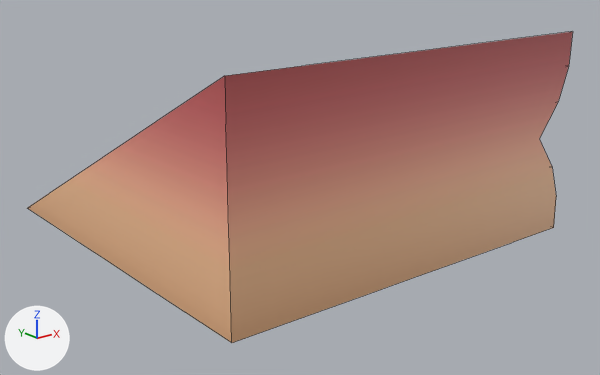
An edit to the FBX model Assets/Models/TileSets/Tileset 1/frontHalfRamp1.001.fbx, drawn before and after from the same camera.
Rendered twice from a 50 mm camera at (-1.272, -1.668, 0.489) aimed at (0.008, -0.067, -0.152). Lighting does not change. The marker at lower left points along +X, +Y and +Z. Mesh edges are drawn as thin lines. Where no turn or scale is listed for an object, it has been applied to the vertices.

Objects in the first picture: 'frontHalfRamp1.001'.
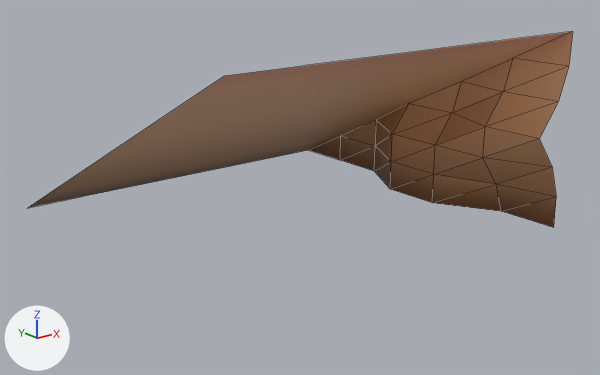
Pixel boxes (x1, y1, x2, y2) of what changed, in the pictures (600 x 375 px):
'frontHalfRamp1.001', reshaped (37% shorter): before (28, 32, 573, 343); after (28, 32, 573, 227)
part 1 of me_cube_052, deleted: before (28, 32, 573, 343)
part 2 of me_cube_052, surface changed (brown): after (28, 32, 573, 227)

Patch to the scene script:
```diff
--- a/Assets/Models/TileSets/Tileset 1/frontHalfRamp1.001.fbx.py
+++ b/Assets/Models/TileSets/Tileset 1/frontHalfRamp1.001.fbx.py
@@ me_cube_052 @@
 # used by ob_fronthalframp1_001; location = (0.0, 0.0, 0.0)
 # verts and faces of me_cube_052; kept vertices keep their numbers, new ones are numbered from 61
 # before: 0 (-0.5, -0.5, -0.25) at pixel (231, 342), 1 (-0.5, -0.5, 0.25) at pixel (224, 75), 2 (-0.5, 0.5, -0.25) at pixel (27, 208), 3 (0.5, -0.5, -0.25) at pixel (553, 227), 4 (0.5, -0.5, 0.25) at pixel (572, 31)
 # before: 5 (0.5, 0.5, -0.25), 6 (-0.5, -0.5, -0.167) at pixel (230, 302), 7 (-0.5, -0.5, -0.083) at pixel (229, 259), 8 (-0.5, -0.5, 0.0) at pixel (228, 216), 9 (-0.5, -0.5, 0.083) at pixel (227, 170)
 # before: 10 (-0.5, -0.5, 0.167) at pixel (225, 124), 11 (-0.5, -0.333, 0.167) at pixel (175, 108), 12 (-0.5, -0.167, 0.083) at pixel (135, 135), 13 (-0.5, 0.0, 0.0) at pixel (102, 157), 14 (-0.5, 0.167, -0.083) at pixel (73, 177)
 # before: 15 (-0.5, 0.333, -0.167) at pixel (48, 193), 16 (0.498, -0.333, -0.25), 17 (0.404, -0.167, -0.25), 18 (0.404, 0.0, -0.25), 19 (0.498, 0.167, -0.25)
 # before: 20 (0.5, 0.333, -0.25), 21 (0.498, -0.5, 0.167) at pixel (568, 66), 22 (0.468, -0.5, 0.083) at pixel (558, 101), 23 (0.404, -0.5, 0.0) at pixel (539, 138), 24 (0.468, -0.5, -0.083) at pixel (552, 167)
 # before: 25 (0.498, -0.5, -0.167) at pixel (556, 196), 26 (-0.333, -0.5, -0.25) at pixel (301, 317), 27 (-0.167, -0.5, -0.25) at pixel (363, 295), 28 (0.0, -0.5, -0.25) at pixel (418, 275), 29 (0.167, -0.5, -0.25) at pixel (468, 258)
 # before: 30 (0.333, -0.5, -0.25) at pixel (513, 242), 31 (0.333, -0.5, 0.25) at pixel (529, 36), 32 (0.167, -0.5, 0.25) at pixel (482, 42), 33 (0.0, -0.5, 0.25) at pixel (429, 49), 34 (-0.167, -0.5, 0.25) at pixel (369, 57)
 # before: 35 (-0.333, -0.5, 0.25) at pixel (301, 65), 36 (-0.5, 0.333, -0.25) at pixel (51, 224), 37 (-0.5, 0.167, -0.25) at pixel (78, 242), 38 (-0.5, 0.0, -0.25) at pixel (109, 262), 39 (-0.5, -0.167, -0.25) at pixel (144, 285)
 # before: 40 (-0.5, -0.333, -0.25) at pixel (185, 312), 41 (0.333, 0.5, -0.25), 42 (0.167, 0.5, -0.25), 43 (0.0, 0.5, -0.25), 44 (-0.167, 0.5, -0.25)
 # before: 45 (-0.333, 0.5, -0.25)
-me_cube_052.from_pydata(...)  # 61 vertices, 40 faces; spans x -0.5..0.5, y -0.5..0.5, z -0.25..0.25
+me_cube_052.from_pydata(...)  # 45 vertices, 37 faces; spans x -0.5..0.5, y -0.5..0.5, z -0.25..0.25
+# me_cube_052 part 1
+delete_vertices([0, *range(6, 11), *range(26, 31), *range(36, 41)])  # with the faces that use them
+# me_cube_052 part 2: 37 kept faces spanning x -0.5..0.5, y -0.5..0.5, z -0.25..0.25 get new texture (UV) coordinates
 me_cube_052.materials.append(mat_foundationtexture)
```
